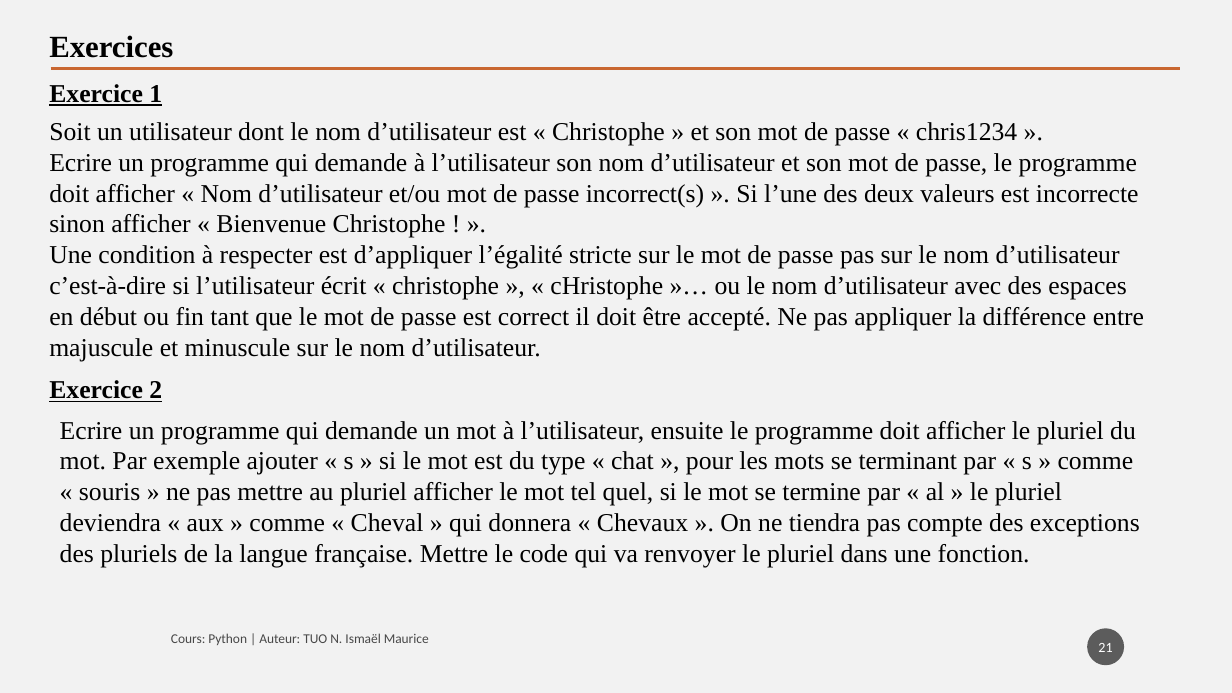
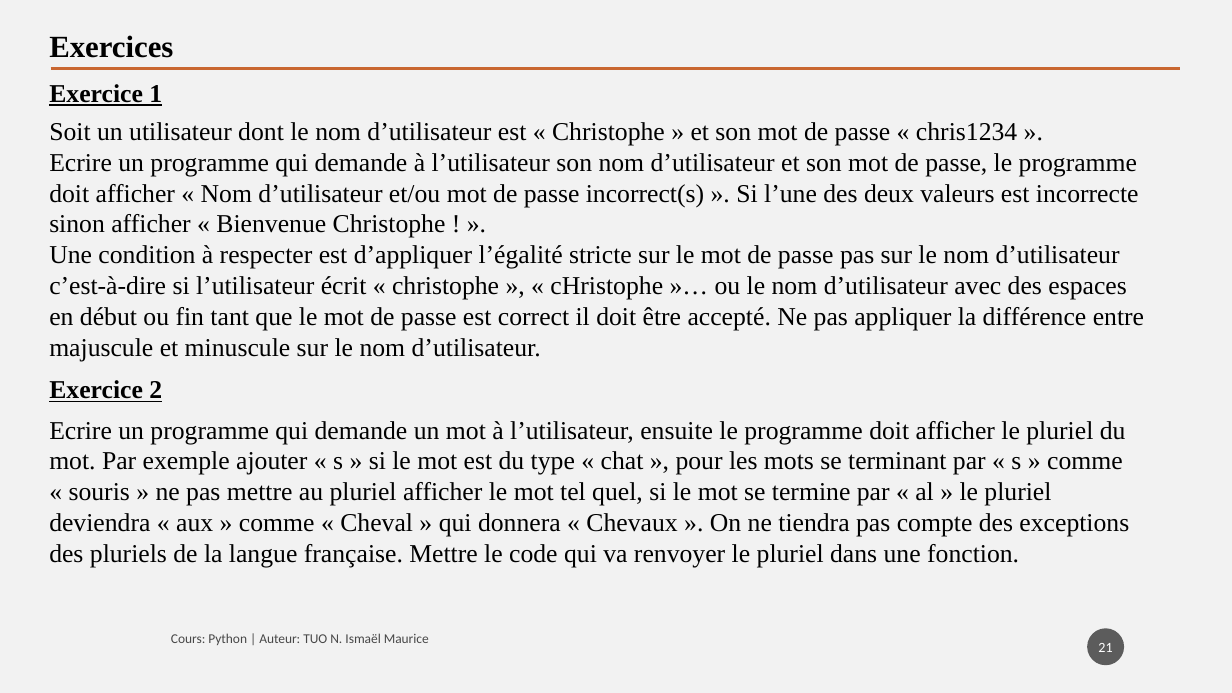
Before and after one commit to tisma95/cours-python, a slide deck: slide 21 of source/Chapitre 8 - Les chaines de caractères.pptx. Drawn at 1232x693 pixels with LibreOffice and Linux fonts; fonts in the diff are those of the drawing. Boxes give left, top, right and bottom in pixels: in the first picture for what was removed or moved away, otherwise in the second. Text is boxed around its words. In the diff, an @@ line names an element or a change of style, - is before the commit and + after.

```diff
--- a/source/Chapitre 8 - Les chaines de caractères.pptx
+++ b/source/Chapitre 8 - Les chaines de caractères.pptx
@@ text "Ecrire un programme qui demande ...": place and size @@
-text "Ecrire un programme qui demande ..." at bbox=[60, 421, 1140, 567]
+text "Ecrire un programme qui demande ..." at bbox=[49, 421, 1129, 567]
```
Also in this commit, not shown: 10 other slides changed, 3 other files.
